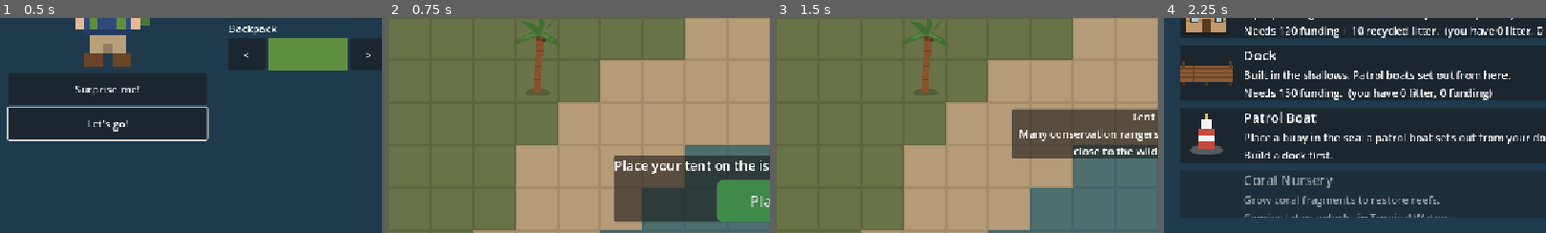
Above: before the commit, frames 1-4 (left to right).
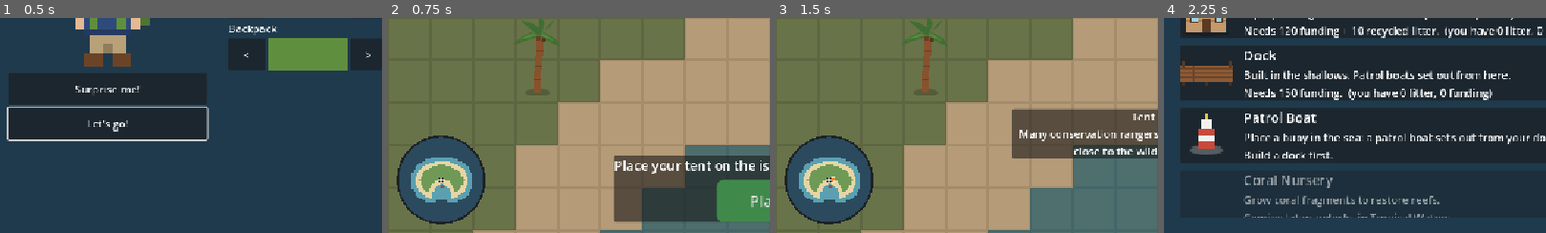
Above: after the commit, the same moments.

Repository: detronics-apps/ocean-haven
Game: Godot game, scene res://scenes/world/ocean_world.tscn
The game is run twice, just before and just after one commit, with the same random seed, the same clock (stepped at 60 frames per second) and the same inputs.
Inputs:
- Up to frame 1 (0.5 s): no input
- Up to frame 2 (0.75 s): click "Let's go!" at 0.5 s
- Up to frame 3 (1.5 s): click "Place" at 1.25 s
- Up to frame 4 (2.25 s): click "Build" at 2 s
The pictures show only the part of the screen within x 0-50%, y 50-100%; the shares and areas given below are measured in that part.

Frame 1 is identical in both runs. In frame 2, 7.5% of the frame differs, in the area x 2-26%, y 54-96%; in frame 3, 7.5%; in frame 4, nothing differs.

Commit message:
Round minimap; move anything you've built
- Minimap (bottom-left, round): the land around the ranger (sea, sand,
  grass), the boat, and an orange dot for home (tent/house) that stays
  pinned to the rim when home is off the map, pointing the way back.
- Standing next to a building shows a 'Move <name>' button: the building
  becomes a ghost you place again (free), or Cancel puts it back.
- Tests: move + cancel in test_building; minimap pinning in test_trees.

Co-Authored-By: Claude Opus 5.5 <noreply@anthropic.com>

Diff:
--- a/scenes/ui/hud.tscn
+++ b/scenes/ui/hud.tscn
@@ -1,6 +1,7 @@
 [gd_scene format=3]
 
 [ext_resource type="Script" path="res://scripts/ui/hud.gd" id="1_0mwgc"]
+[ext_resource type="Script" path="res://scripts/ui/minimap.gd" id="2_hqnrr"]
 
 [node name="HUD" type="CanvasLayer" unique_id=466484113]
 script = ExtResource("1_0mwgc")
@@ -90,6 +91,18 @@
 focus_mode = 0
 text = "Look"
 
+[node name="Minimap" type="Control" parent="." unique_id=1481896938]
+layout_mode = 3
+anchors_preset = 2
+anchor_top = 1.0
+anchor_bottom = 1.0
+offset_left = 16.0
+offset_top = -144.0
+offset_right = 144.0
+offset_bottom = -16.0
+mouse_filter = 2
+script = ExtResource("2_hqnrr")
+
 [node name="Fade" type="ColorRect" parent="." unique_id=1883735997]
 unique_name_in_owner = true
 anchors_preset = 15
--- a/scripts/buildings/build_mode.gd
+++ b/scripts/buildings/build_mode.gd
@@ -13,6 +13,8 @@
 const BLOCKED := Color(1.0, 0.45, 0.45, 0.6)
 
 var _data: BuildingData
+## A building being moved (placing it again costs nothing; cancelling puts it back).
+var _moving: Building
 ## The first tent is free and can't be cancelled.
 var _free := false
 var _cell: Vector2i
@@ -52,11 +54,29 @@
 	_show(true)
 
 
+## Picks up a building to place somewhere else.
+func start_move(building: Building) -> void:
+	_moving = building
+	building.visible = false
+	building.remove_from_group("buildings")  # so it doesn't block its own new spot
+	start(building.data, true)
+	_cancel.visible = true
+
+
 func cancel() -> void:
-	if _free:
-		return
+	if _free and not _moving:
+		return
+	if _moving:
+		_finish_move()
 	_data = null
+	_free = false
 	_show(false)
+
+
+func _finish_move() -> void:
+	_moving.visible = true
+	_moving.add_to_group("buildings")
+	_moving = null
 
 
 ## Whether `data` fits with its top-left tile at `cell` (and can be paid for).
@@ -108,6 +128,13 @@
 func place() -> bool:
 	if not _data or not can_place(_data, _cell):
 		return false
+	if _moving:
+		_moving.move_to(_cell)
+		_finish_move()
+		_data = null
+		_free = false
+		_show(false)
+		return true
 	if not _free:
 		if not can_afford(_data):
 			return false
@@ -152,7 +179,8 @@
 	_place.disabled = not fits
 	var where: String = {"sand": "on the beach", "water": "in the shallows"}.get(
 		_data.terrain[0] if _data.terrain.size() == 1 else "", "on the island")
-	_label.text = "Place your %s %s: walk, or tap a spot." % [_data.display_name.to_lower(), where]
+	_label.text = "%s your %s %s: walk, or tap a spot." % [
+		"Move" if _moving else "Place", _data.display_name.to_lower(), where]
 	if not _free and not can_afford(_data):
 		_label.text = "You need %d litter and %d funding to build this." % [_data.cost_litter, _data.cost_funding]
 	if not ranger is Player:
--- a/scripts/buildings/building.gd
+++ b/scripts/buildings/building.gd
@@ -24,11 +24,22 @@
 
 
 func _ready() -> void:
-	position = Vector2(cell * Terrain.TILE) + Vector2(data.size * Terrain.TILE) / 2.0
+	move_to(cell)
 	_sprite.texture = data.texture
 	if data.spawns:
 		add_child(data.spawns.instantiate())
 	_coin.visible = false
+
+
+## Puts it with its top-left footprint tile at `new_cell`.
+func move_to(new_cell: Vector2i) -> void:
+	cell = new_cell
+	position = Vector2(cell * Terrain.TILE) + Vector2(data.size * Terrain.TILE) / 2.0
+
+
+## Whether the ranger (on foot) is standing next to it.
+func ranger_is_near() -> bool:
+	return _ranger_in_range(use_range)
 
 
 func add_funds(amount: int) -> void:
--- a/scripts/player/boat.gd
+++ b/scripts/player/boat.gd
@@ -13,6 +13,7 @@
 
 
 func _ready() -> void:
+	add_to_group("boat")
 	_player = get_tree().get_first_node_in_group("player")
 	RangerProfile.look_changed.connect(_apply_colour)
 	_apply_colour()
--- a/scripts/ui/hud.gd
+++ b/scripts/ui/hud.gd
@@ -12,6 +12,7 @@
 @onready var _toast_label: Label = %ToastLabel
 @onready var _clock: Label = %Clock
 @onready var _fade: ColorRect = %Fade
+var _move_button: Button
 
 
 func _enter_tree() -> void:
@@ -37,6 +38,21 @@
 	%LookButton.pressed.connect(get_tree().call_group.bind("avatar_creator", "open"))
 	for build_mode: BuildMode in get_tree().get_nodes_in_group("build_mode"):
 		build_mode.built.connect(_on_built)
+	_move_button = Button.new()
+	_move_button.name = "MoveButton"
+	_move_button.focus_mode = Control.FOCUS_NONE
+	_move_button.custom_minimum_size = Vector2(140, 48)
+	_move_button.anchor_left = 1.0
+	_move_button.anchor_right = 1.0
+	_move_button.anchor_top = 1.0
+	_move_button.anchor_bottom = 1.0
+	_move_button.offset_left = -156
+	_move_button.offset_right = -16
+	_move_button.offset_top = -64
+	_move_button.offset_bottom = -16
+	_move_button.visible = false
+	_move_button.pressed.connect(_on_move_pressed)
+	add_child(_move_button)
 
 
 ## Fades to black, sleeps until morning, fades back in.
@@ -48,7 +64,28 @@
 	tween.tween_property(_fade, "color:a", 0.0, 0.8)
 
 
+## The building next to the ranger that could be moved (none while placing something).
+func _movable_building() -> Building:
+	var build_mode: BuildMode = get_tree().get_first_node_in_group("build_mode")
+	if build_mode and build_mode.is_active():
+		return null
+	for building: Building in get_tree().get_nodes_in_group("buildings"):
+		if building.ranger_is_near():
+			return building
+	return null
+
+
+func _on_move_pressed() -> void:
+	var building := _movable_building()
+	if building:
+		get_tree().get_first_node_in_group("build_mode").start_move(building)
+
+
 func _process(_delta: float) -> void:
+	var movable := _movable_building()
+	_move_button.visible = movable != null
+	if movable:
+		_move_button.text = "Move " + movable.data.display_name
 	_clock.text = "Day %d · %s    Funding: %d" % [GameClock.day, GameClock.period(), Funding.balance]
 
 
--- /dev/null
+++ b/scripts/ui/minimap.gd
@@ -0,0 +1,69 @@
+class_name Minimap
+extends Control
+## Round minimap (bottom-left, Minecraft-style): the land around the ranger, the
+## boat, and a dot for home. When home is off the map its dot stays pinned to the
+## rim, pointing the way back.
+
+const RADIUS := 64.0
+## How much of the world (in pixels from the ranger) the map shows.
+const WORLD_RADIUS := 800.0
+const OCEAN := Color("2b4a5e")
+const TERRAIN_COLOURS := {"water": Color("5aa0b0"), "sand": Color("e6d5a4"), "grass": Color("6f9a55")}
+const HOME_COLOUR := Color("f28c38")
+const BOAT_COLOUR := Color("8a5a36")
+
+
+func _ready() -> void:
+	custom_minimum_size = Vector2(RADIUS, RADIUS) * 2.0
+	mouse_filter = Control.MOUSE_FILTER_IGNORE
+
+
+func _process(_delta: float) -> void:
+	queue_redraw()
+
+
+## Where a world position appears on the map (local to this control), and whether
+## it's actually on the map (false = pinned to the rim).
+func map_point(world_pos: Vector2, centre: Vector2) -> Array:
+	var offset := (world_pos - centre) * (RADIUS / WORLD_RADIUS)
+	if offset.length() <= RADIUS - 5.0:
+		return [Vector2(RADIUS, RADIUS) + offset, true]
+	return [Vector2(RADIUS, RADIUS) + offset.normalized() * (RADIUS - 5.0), false]
+
+
+func _draw() -> void:
+	var middle := Vector2(RADIUS, RADIUS)
+	draw_circle(middle, RADIUS + 3.0, Color(0.08, 0.1, 0.14, 0.9))
+	draw_circle(middle, RADIUS, OCEAN)
+	var ranger := ControlledBody.active(get_tree())
+	if not ranger:
+		return
+	var centre := ranger.global_position
+	var cell_size := Terrain.TILE * RADIUS / WORLD_RADIUS + 0.6
+	for ground: TileMapLayer in get_tree().get_nodes_in_group("ground"):
+		for cell in ground.get_used_cells():
+			var point: Array = map_point(ground.to_global(ground.map_to_local(cell)), centre)
+			if point[1]:
+				var colour: Color = TERRAIN_COLOURS.get(ground.get_cell_tile_data(cell).get_custom_data("terrain"), OCEAN)
+				draw_rect(Rect2(point[0] - Vector2.ONE * cell_size / 2.0, Vector2.ONE * cell_size), colour)
+	var boat: Node2D = get_tree().get_first_node_in_group("boat")
+	if boat and boat != ranger:
+		var b: Array = map_point(boat.global_position, centre)
+		if b[1]:
+			draw_rect(Rect2(b[0] - Vector2(3, 2), Vector2(6, 4)), BOAT_COLOUR)
+	var home := _home()
+	if home:
+		var h: Array = map_point(home.global_position, centre)
+		draw_circle(h[0], 5.0, Color.WHITE)
+		draw_circle(h[0], 3.5, HOME_COLOUR)
+	# The ranger: a small white arrow-ish dot in the middle.
+	draw_circle(middle, 3.5, Color.BLACK)
+	draw_circle(middle, 2.5, Color.WHITE)
+
+
+## The ranger's home: the building they sleep in (tent or house).
+func _home() -> Node2D:
+	for building: Building in get_tree().get_nodes_in_group("buildings"):
+		if building.data.action == &"sleep":
+			return building
+	return null
--- a/tests/test_building.gd
+++ b/tests/test_building.gd
@@ -48,6 +48,23 @@
 	_expect(not build_mode.can_place(tent, Vector2i(-20, 0)), "tent can't go in the sea")
 	_expect(build_mode.place_at(Vector2i(-1, -1)), "free tent placed on the grass")
 	_expect(_count("tent") == 1, "tent exists")
+
+	# --- Move it: a Move button next to it; placing again is free; cancel puts it back ---
+	var tent_node: Node2D = get_nodes_in_group("buildings").filter(func(b: Node) -> bool: return b.data.id == &"tent")[0]
+	player.global_position = tent_node.global_position + Vector2(-40, 20)
+	await process_frame
+	await process_frame
+	var move_button: Button = world.get_node("HUD").get_node("MoveButton")
+	_expect(move_button.visible and move_button.text == "Move Tent", "a 'Move Tent' button appears next to it")
+	build_mode.start_move(tent_node)
+	_expect(build_mode.place_at(Vector2i(-3, -3)), "tent moved to a new spot")
+	_expect(tent_node.cell == Vector2i(-3, -3) and tent_node.visible and _count("tent") == 1, "it's there, still just one tent")
+	build_mode.start_move(tent_node)
+	build_mode.cancel()
+	_expect(tent_node.cell == Vector2i(-3, -3) and tent_node.visible and _count("tent") == 1, "cancel leaves it where it was")
+	build_mode.start_move(tent_node)
+	build_mode.place_at(Vector2i(-1, -1))  # back where the rest of the test expects it
+	player.global_position = Vector2.ZERO
 
 	# --- Sanctuary: beach only, costs litter, no overlaps, no new turtle ---
 	var animals_before := _count_animals()
--- a/tests/test_trees.gd
+++ b/tests/test_trees.gd
@@ -39,6 +39,13 @@
 	_expect(world.y_sort_enabled and world.get_node("StarterIsland").y_sort_enabled, "world sorts by depth")
 	_expect((world.get_node("StarterIsland/Ground") as CanvasItem).z_index < 0, "ground always drawn underneath")
 
+	# --- Minimap: things nearby are on the map; a far-away home is pinned to the rim ---
+	var minimap: Node = world.get_node("HUD/Minimap")
+	var near: Array = minimap.map_point(Vector2(100, 0), Vector2.ZERO)
+	var far: Array = minimap.map_point(Vector2(5000, 0), Vector2.ZERO)
+	_expect(near[1] and not far[1] and far[0].x > near[0].x and far[0].distance_to(Vector2(64, 64)) <= 64.0,
+		"minimap shows nearby things and pins far-away home to the rim")
+
 	if not _failed:
 		print("PASS")
 	quit(1 if _failed else 0)
Not shown, added: scripts/ui/minimap.gd.uid
Not shown, changed: CLAUDE.md
